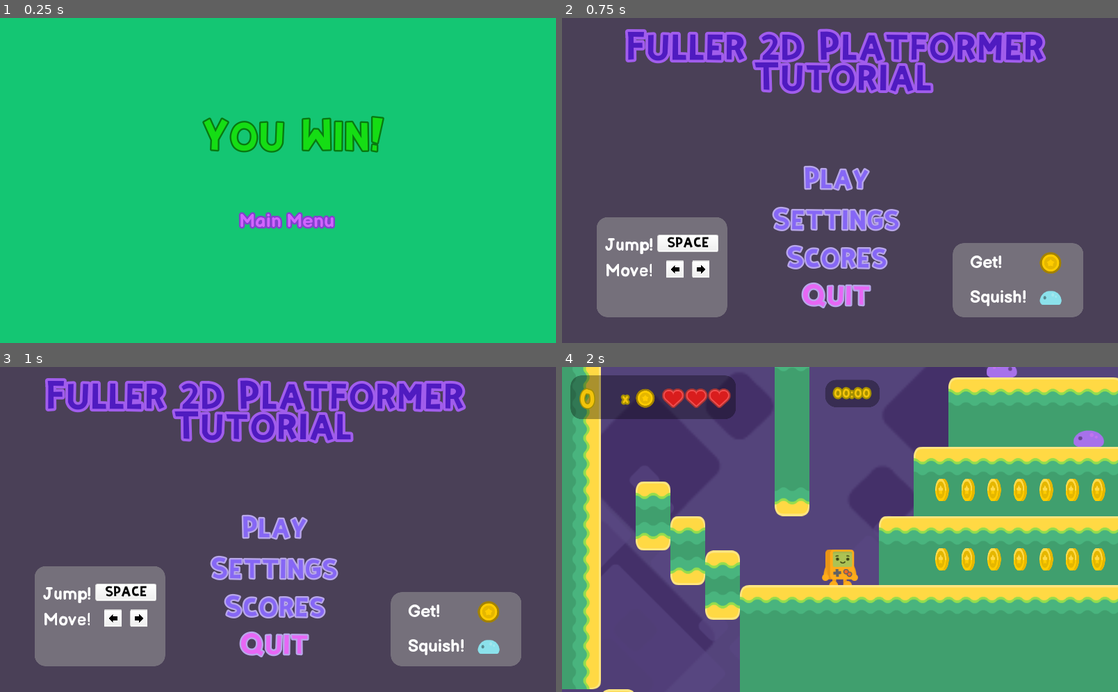
Above: before the commit, frames 1-4 (two rows, left to right).
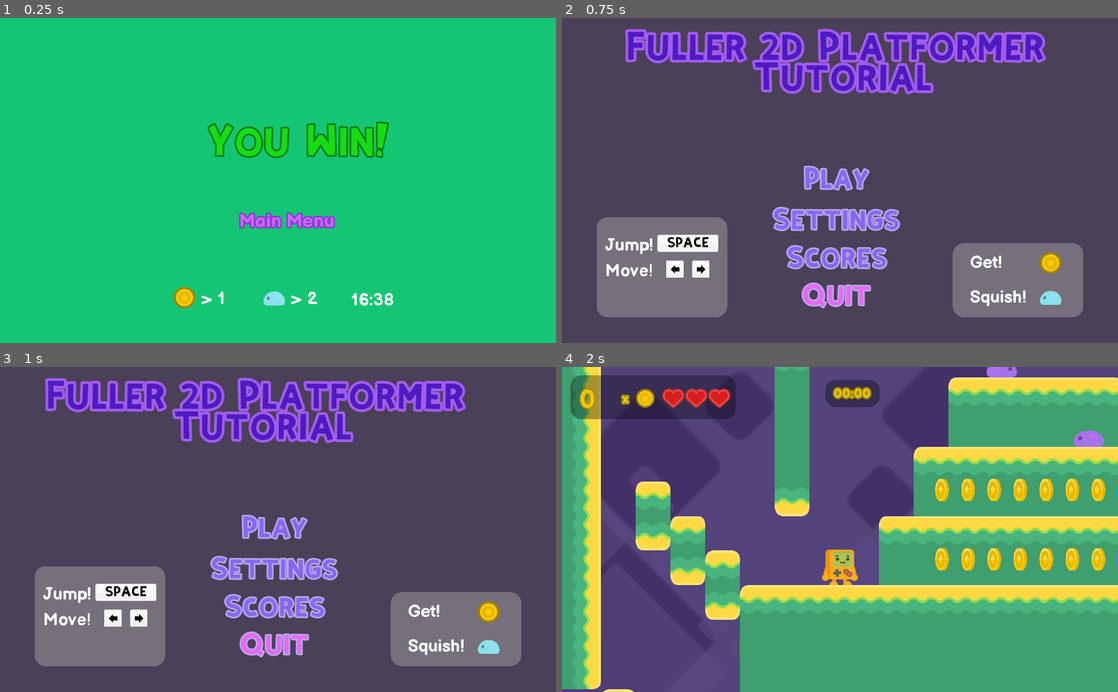
Above: after the commit, the same moments.

Repository: CrabbitSlater/Godot_2D_Tutorial_adv
Game: Godot game, scene res://Assets/GameWinScreen.tscn
The game is run twice, just before and just after one commit, with the same random seed, the same clock (stepped at 60 frames per second) and the same inputs. This scene is started directly instead of the project's main scene.
Inputs:
- Up to frame 1 (0.25 s): no input
- Up to frame 2 (0.75 s): click "Main Menu" at 0.5 s
- Up to frame 3 (1 s): no input
- Up to frame 4 (2 s): click "Play" at 1.25 s

The runs differ from the first frame. In frame 1, 3.2% of the frame differs, in the area x 31-71%, y 30-90%; in frame 2, less than 0.1%; in frame 3, less than 0.1%; in frame 4, nothing differs.

Commit message:
have gamewin screen display game score and score manager get current gamescore on game win

Diff:
--- /dev/null
+++ b/Assets/GameWinScreen.gd
@@ -0,0 +1,14 @@
+extends Control
+
+
+func _ready():
+	#check current score
+	#gcoremanager-currentscore
+	#update the winscore container
+	var curr_score = HighScoreManager.current_score
+
+	$WinScore.set_values("",curr_score[1],curr_score[2],curr_score[3])
+	$WinScore.visible=true
+
+	#if a highscore prompt for player name and suggest going to highscore screen
+	#else do nothing
--- a/Assets/GameWinScreen.tscn
+++ b/Assets/GameWinScreen.tscn
@@ -1,8 +1,10 @@
-[gd_scene load_steps=6 format=2]
+[gd_scene load_steps=8 format=2]
 
 [ext_resource path="res://GotoTitleButton.gd" type="Script" id=1]
 [ext_resource path="res://Assets/UI/Fonts/BalsamiqSans-Bold.ttf" type="DynamicFontData" id=2]
 [ext_resource path="res://Assets/UI/Fonts/KiriFont.ttf" type="DynamicFontData" id=3]
+[ext_resource path="res://Assets/UI/ScoreContainer.tscn" type="PackedScene" id=4]
+[ext_resource path="res://Assets/GameWinScreen.gd" type="Script" id=5]
 
 [sub_resource type="DynamicFont" id=1]
 size = 35
@@ -20,6 +22,7 @@
 anchor_right = 1.0
 anchor_bottom = 1.0
 rect_pivot_offset = Vector2( -672, 256 )
+script = ExtResource( 5 )
 
 [node name="ColorRect" type="ColorRect" parent="."]
 margin_right = 1056.0
@@ -42,14 +45,21 @@
 [node name="WinScreenText" type="Label" parent="."]
 anchor_right = 1.0
 anchor_bottom = 1.0
-margin_left = 368.0
-margin_top = 192.0
-margin_right = -312.0
-margin_bottom = -344.0
+margin_left = 378.0
+margin_top = 201.888
+margin_right = -302.0
+margin_bottom = -334.112
 custom_colors/font_color = Color( 0.0823529, 0.866667, 0.0784314, 1 )
 custom_fonts/font = SubResource( 2 )
 text = "You Win!"
 align = 1
 valign = 1
 
+[node name="WinScore" parent="." instance=ExtResource( 4 )]
+visible = false
+margin_left = 220.0
+margin_top = 496.0
+margin_right = 220.0
+margin_bottom = 496.0
+
 [connection signal="pressed" from="GotoTitleButton" to="GotoTitleButton" method="_on_GotoTitleButton_pressed"]
--- a/Assets/Levels/HUD.gd
+++ b/Assets/Levels/HUD.gd
@@ -71,3 +71,10 @@
 	var mins = floor(time_secs/60)
 	var seconds = round(time_secs%60)
 	$Time.text ="%02d:%02d" % [mins, seconds]
+
+
+
+func _on_WinZone_won_game():
+	HighScoreManager.current_score[1] = coins
+	HighScoreManager.current_score[2] = enemies
+	HighScoreManager.current_score[3] = time_secs
--- a/Assets/Levels/Test_Level.tscn
+++ b/Assets/Levels/Test_Level.tscn
@@ -653,9 +653,9 @@
 [node name="PauseTitle" type="Label" parent="HUD/PauseMenu"]
 anchor_left = 0.5
 anchor_right = 0.5
-margin_left = -112.0
+margin_left = -412.0
 margin_top = -53.0
-margin_right = 709.005
+margin_right = 409.005
 margin_bottom = 62.0006
 custom_colors/font_color = Color( 0.309804, 0.105882, 0.752941, 1 )
 custom_colors/font_outline_modulate = Color( 0.866667, 0.568627, 0.988235, 1 )
@@ -819,3 +819,4 @@
 [connection signal="pressed" from="HUD/PauseMenu/SettingsButton" to="HUD" method="_on_SettingsButton_pressed"]
 [connection signal="pressed" from="HUD/PauseMenu/Quit_to_menu" to="HUD" method="_on_Quit_to_menu_pressed"]
 [connection signal="timeout" from="HUD/Level_Sec" to="HUD" method="_on_Level_Sec_timeout"]
+[connection signal="won_game" from="WinZone" to="HUD" method="_on_WinZone_won_game"]
--- a/Assets/TitleMenu.tscn
+++ b/Assets/TitleMenu.tscn
@@ -89,9 +89,9 @@
 [node name="Title_Label" type="Label" parent="."]
 anchor_left = 0.5
 anchor_right = 0.5
-margin_left = -400.0
+margin_left = 112.0
 margin_top = 32.0
-margin_right = 421.005
+margin_right = 933.005
 margin_bottom = 147.001
 custom_colors/font_color = Color( 0.309804, 0.105882, 0.752941, 1 )
 custom_colors/font_outline_modulate = Color( 0.866667, 0.568627, 0.988235, 1 )
--- a/HighScoreManager.gd
+++ b/HighScoreManager.gd
@@ -7,6 +7,17 @@
 #check save_file location and that file exists- print to terminal
 
 var saved_hiscore = []
+
+var current_score = ["DEBUG",1,2,998]
+
+#flag to indicate a new highscore has been achived
+var new_hiscore:bool =false
+
+func is_current_score_hiscore():
+	return true
+
+func add_new_hiscore():
+	pass
 
 func _ready():
 	load_hiscores()
--- a/WinZone.gd
+++ b/WinZone.gd
@@ -1,11 +1,13 @@
 extends Area2D
 
+signal won_game
 
 func _ready():
 	pass
 
 
 func _on_WinZone_body_entered(body):
+	emit_signal("won_game")
 	$AudioStreamPlayer2D.play()
 	$Timer.start()
 
